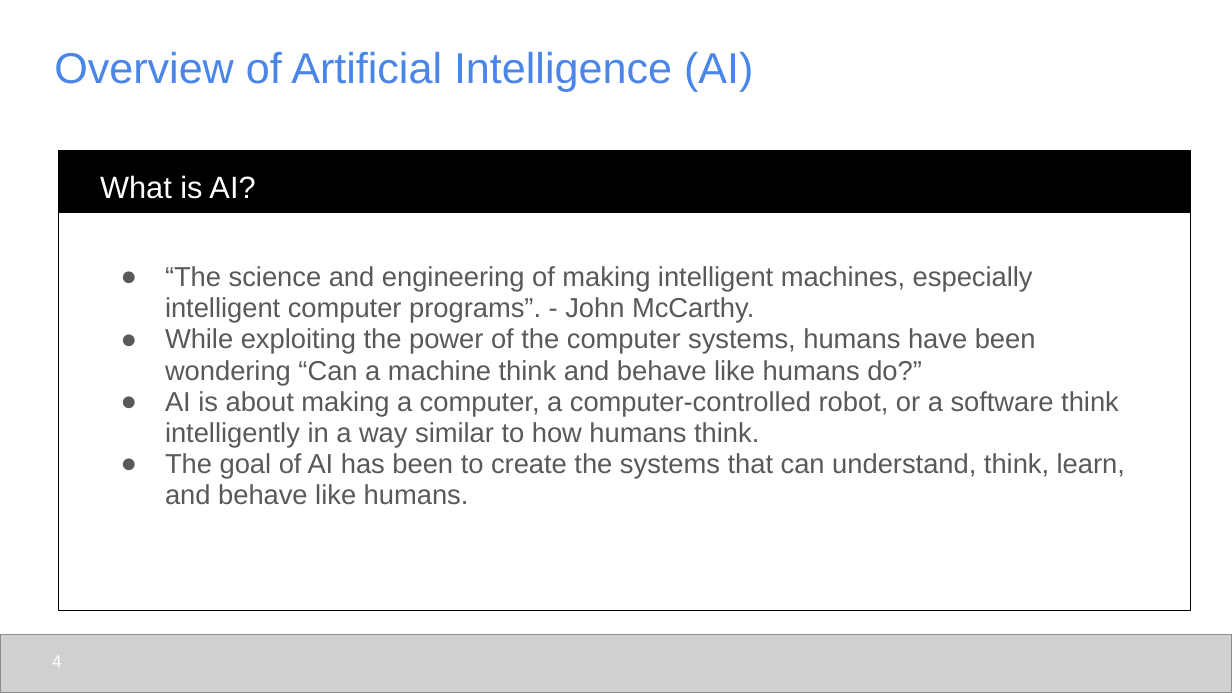
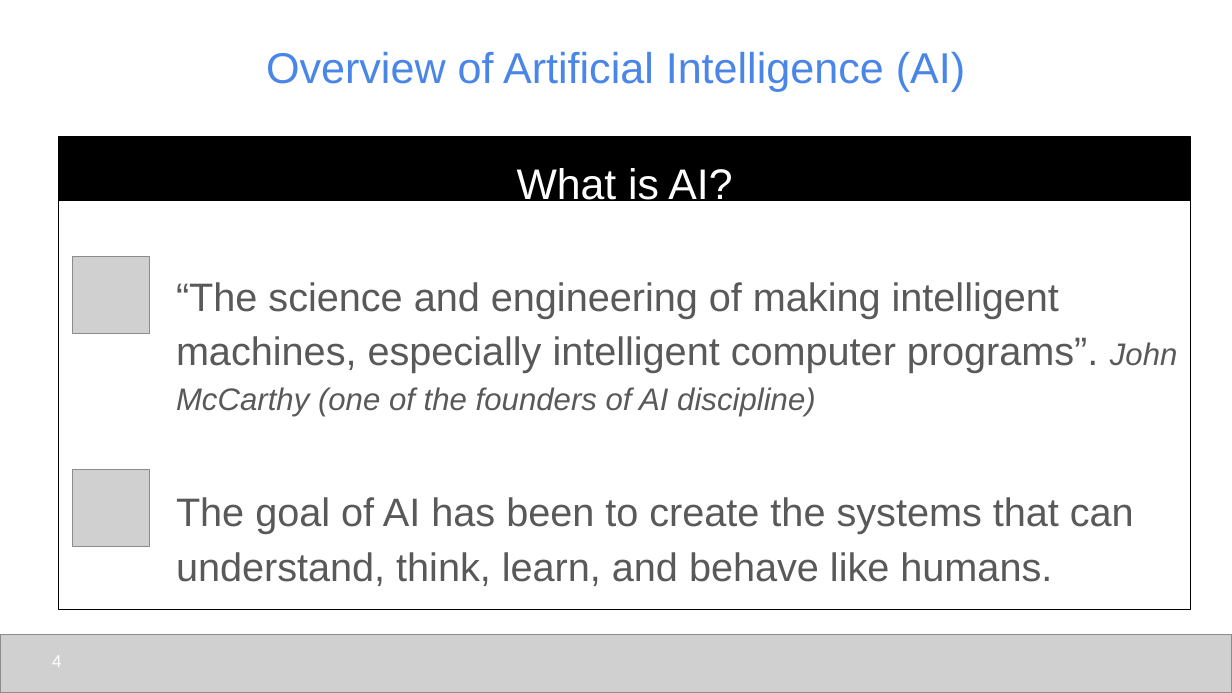
Before and after one commit to udel-cbcb/al_ml_workshop, a slide deck: slide 4 of Day_1/Lectures/Day_1_Lecture_1_Introduction_to_Artificial_Intelligence_and_Machine_Learning.pptx. Drawn at 1232x693 pixels with LibreOffice and Linux fonts; fonts in the diff are those of the drawing; grey boxes stand for pictures. Boxes give left, top, right and bottom in pixels: in the first picture for what was removed or moved away, otherwise in the second. Text is boxed around its words. In the diff, an @@ line names an element or a change of style, - is before the commit and + after.

```diff
--- a/Day_1/Lectures/Day_1_Lecture_1_Introduction_to_Artificial_Intelligence_and_Machine_Learning.pptx
+++ b/Day_1/Lectures/Day_1_Lecture_1_Introduction_to_Artificial_Intelligence_and_Machine_Learning.pptx
@@ title "Overview of Artificial Intelligence (AI)" at box(266, 51, 965, 91): alignment left to centre @@
@@ rectangle: place and size @@
-rectangle at box(59, 150, 1191, 213)
+rectangle at box(59, 137, 1191, 201)
@@ rectangle: place and size @@
-rectangle at box(59, 150, 1191, 611)
+rectangle at box(59, 137, 1191, 610)
@@ text "What is AI?": place and size @@
-text "What is AI?" at box(100, 175, 255, 199)
+text "What is AI?" at box(517, 168, 732, 208)
@@ text "What is AI?" at box(517, 168, 732, 208): size 18 to 25 pt; alignment left to centre @@
@@ picture added at box(73, 256, 150, 334) @@
@@ text "“The science and engineering of ...": place and size @@
-text "“The science and engineering of ..." at box(165, 266, 1125, 505)
+text "“The science and engineering of ..." at box(176, 282, 1178, 586)
@@ text at box(176, 282, 1178, 416): text changed; size 16 to 23.2 pt @@
-● “The science and engineering of making intelligent machines, especially intelligent computer programs”. - John McCarthy.
-● While exploiting the power of the computer systems, humans have been wondering “Can a machine think and behave like humans do?”
-● AI is about making a computer, a computer-controlled robot, or a software think intelligently in a way similar to how humans think.
+“The science and engineering of making intelligent machines, especially intelligent computer programs”. John McCarthy (one of the founders of AI discipline)
@@ picture added at box(73, 469, 150, 547) @@
@@ text at box(176, 497, 1134, 586): size 16 to 23.2 pt in "The goal of AI has been to ..."; bullet ● to none; line spacing 0.95 to 1.15; more space between paragraphs @@
```
Also in this commit, not shown: 21 other slides changed, 2 slides added, 3 slides removed, 2 other files.
